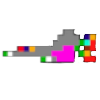
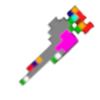
Two versions of the same layered image (w=100, h=100). Layer-by-layer changes:
painted on "Pasted Layer copy" over [1, 4, 97, 87]
